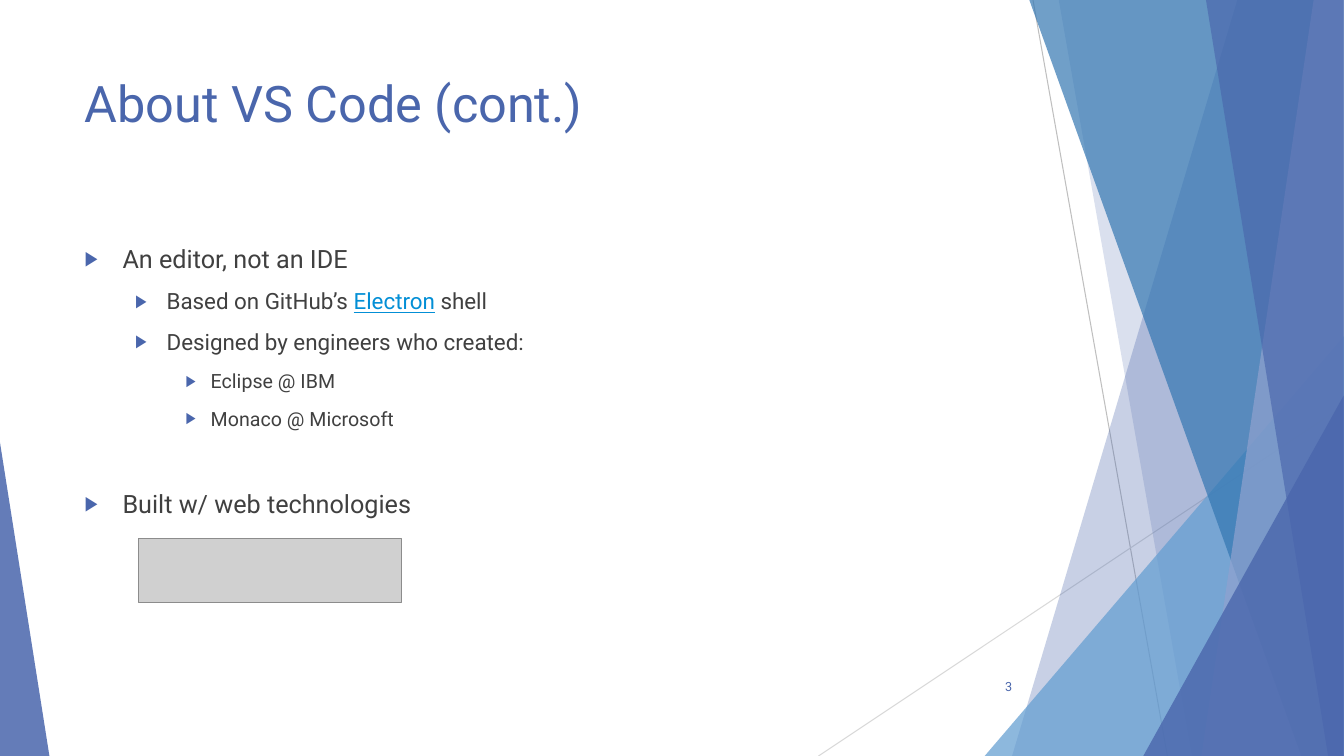
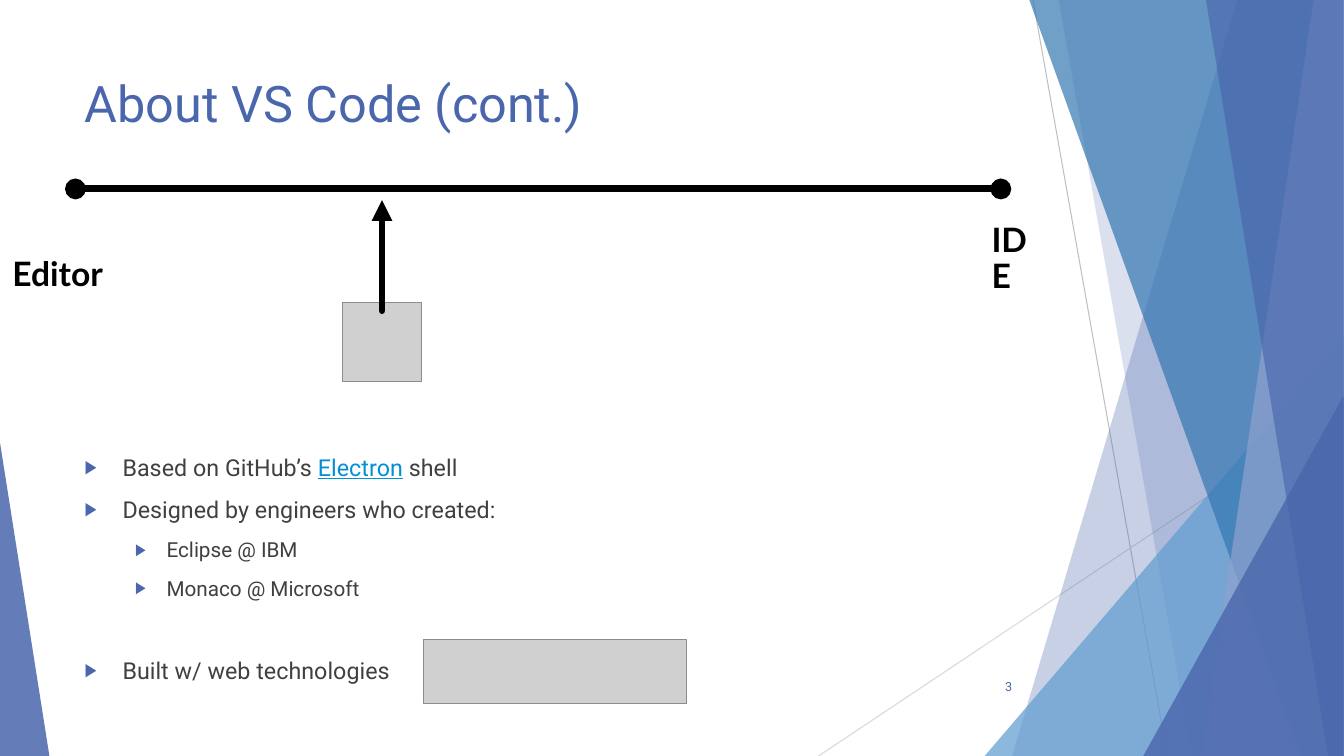
Before and after one commit to scottaddie/slide-decks, a slide deck: slide 3 of Intro to JavaScript Tooling in VS Code - devObjective.pptx. Drawn at 1344x756 pixels with LibreOffice and Linux fonts; fonts in the diff are those of the drawing; grey boxes stand for pictures. Boxes give left, top, right and bottom in pixels: in the first picture for what was removed or moved away, otherwise in the second. Text is boxed around its words. In the diff, an @@ line names an element or a change of style, - is before the commit and + after.

Commit message:
Update screenshots in dev.Objective() deck

```diff
--- a/Intro to JavaScript Tooling in VS Code - devObjective.pptx
+++ b/Intro to JavaScript Tooling in VS Code - devObjective.pptx
@@ double arrow added from (76, 189) to (1001, 189), #000000 5 pt @@
@@ arrow added from (382, 311) to (382, 200), #000000 5 pt @@
@@ text added at (x1=972, y1=207, x2=1057, y2=252), 24 pt, text #000000, bold @@
+IDE
@@ text "Based on GitHub’s Electron shell" at (x1=123, y1=458, x2=496, y2=684): size 16 to 16.6 pt in "Based on GitHub’s Electron shell", "Designed by engineers who created:"; size 14 to 14.8 pt in "Eclipse @ IBM", "Monaco @ Microsoft"; size 18 to 16.6 pt in "Built w/ web technologies"; list level 2 to 1 in "Based on GitHub’s Electron shell"; list level 2 to 1 in "Designed by engineers who created:"; list level 3 to 2 in "Eclipse @ IBM"; list level 3 to 2 in "Monaco @ Microsoft" @@
@@ text added at (x1=12, y1=261, x2=102, y2=287), 24 pt, text #000000, bold @@
+Text Editor
@@ text at (x1=123, y1=249, x2=348, y2=272): paragraph removed @@
-▶ An editor, not an IDE
@@ picture added at (x1=343, y1=302, x2=422, y2=382) @@
@@ picture moved from (x1=139, y1=538, x2=401, y2=603) to (x1=424, y1=640, x2=687, y2=705) @@
```
Also in this commit, not shown: 4 other slides changed, 1 slide removed.
